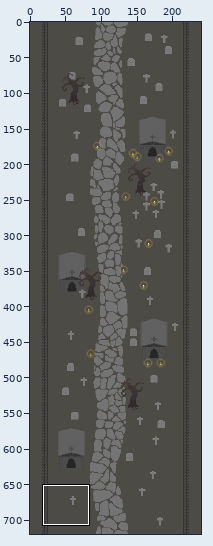
One commit to this sprite sheet: resources/images/backgrounds/graveyard.png. Above: a wide view before the commit, with the close-up outlined.
Close-up. Before:
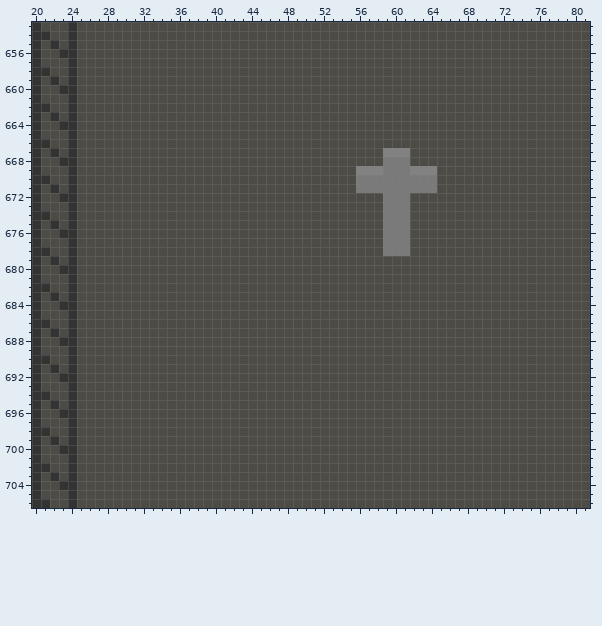
The file is 240x720 pixels. Colours within 5 levels of each other are drawn and written as one. Shown: x 20..81, y 653..706.
After the commit:
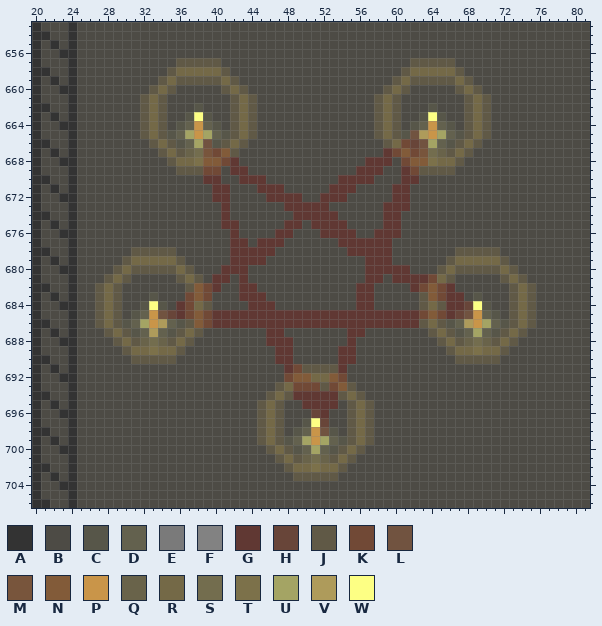
Palette (. is transparent): A #333333  B #4d4b45  C #575649  D #63614e  E #7a7a7a  F #828282  G #603833  H #684539  J #605946  K #714936  L #715340  M #78553c  N #825b39  P #c99549  Q #69634a  R #746947  S #736d4e  T #7c714a  U #a4a464  V #ae9b5b  W #fdff84
What changed:
Changed rows in their new state; - is an unchanged pixel.
first column x 27:
657 ---------JJJJJ---------------------JJJJJ---------
658 --------JRRRRRJ-------------------JRRRRRJ--------
659 -------JRJJJJJRJ-----------------JRJJJJJRJ-------
660 ------JRJ-----JRJ---------------JRJ-----JRJ------
661 -----JRJ-------JRJ-------------JRJ-------JRJ-----
662 -----JRJ---C---JRJ-------------JRJ---C---JRJ-----
663 -----JRJ--CWC--JRJ-------------JRJ--CWC--JRJ-----
664 -----JRJ-CDPDC-JRJ-------------JRJ-CDPDC-JRJ-----
665 -----JRJCDUPUDCJRJ-------------JRJCLVPUDCJRJ-----
666 ------JRJCDULCJRJ---------------JRKHLUDCJRJ------
667 -------JRJQSMKNJ----------------GKNKMSQJRJ-------
668 --------JRRTNNKG--------------GGGBKNNTRRJ--------
669 ---------JJJKK-GG------------GGGBBGKJJJJ---------
670 ------------GG--GGG--------GGGGBBBGGBB-----------
671 -------------GG---GGG-----GGGBBBBGGBBB-----------
672 -------------GG----GGGG--GGG----BGG--------------
673 --------------G------GGGGG------GGG--------------
674 --------------G-------GGGGG-----GGB--------------
675 --------------GG-----GG-GGGG----GGB--------------
676 ---------------G----GG---GGGG--GGGB--------------
677 ---------------GG-GGG------GGGGGGBB--------------
678 ----JJJJJ------GGGGG--------GGGGGBB-----JJJJJ----
679 ---JRRRRRJ-----GGGG-----------GGG------JRRRRRJ---
680 --JRJJJJJRJ---GGG-------------GGGGG---JRJJJJJRJ--
681 -JRJ-----JRJ-GG-G-------------GG-GGGGKRJ-----JRJ-
682 JRJ-------JNKG--GG-----------GG----GKNKG------JRJ
683 JRJ---C---KNK---GGG----------GG-----JNKGG-C---JRJ
684 JRJ--CWC-GKRJ----GGG---------GG-----JRJGGHWC--JRJ
685 JRJ-CDPLHGKNKGGGGGGGGGGGGGGGGGGGGGGGKNKGHLPDC-JRJ
686 JRJCDUPVDCJNKGGGGGGGGGGGGGGGGGGGGGGGJRJCDVPUDCJRJ
687 -JRJCDVDCJRJ-------GG-------GG-------JRJCDUDCJRJ-
688 --JRJQSQJRJ--------GGG------G---------JRJQSQJRJ--
689 ---JRRTRRJ----------GG-----GG----------JRRTRRJ---
690 ----JJJJJ-----------GG-----GG-----------JJJJJ----
691 ---------------------GKJJJJG---------------------
692 ---------------------KNNRRNK---------------------
693 --------------------JRKKKJKNJ--------------------
694 -------------------JRJGGGGGJRJ-------------------
695 ------------------JRJ--GGGG-JRJ------------------
696 ------------------JRJ---HG--JRJ------------------
697 ------------------JRJ--CWH--JRJ------------------
698 ------------------JRJ-CDPLC-JRJ------------------
699 ------------------JRJCDUPUDCJRJ------------------
700 -------------------JRJCDUDCJRJ-------------------
701 --------------------JRJQSQJRJ--------------------
702 ---------------------JRRTRRJ---------------------
703 ----------------------JJJJJ----------------------
